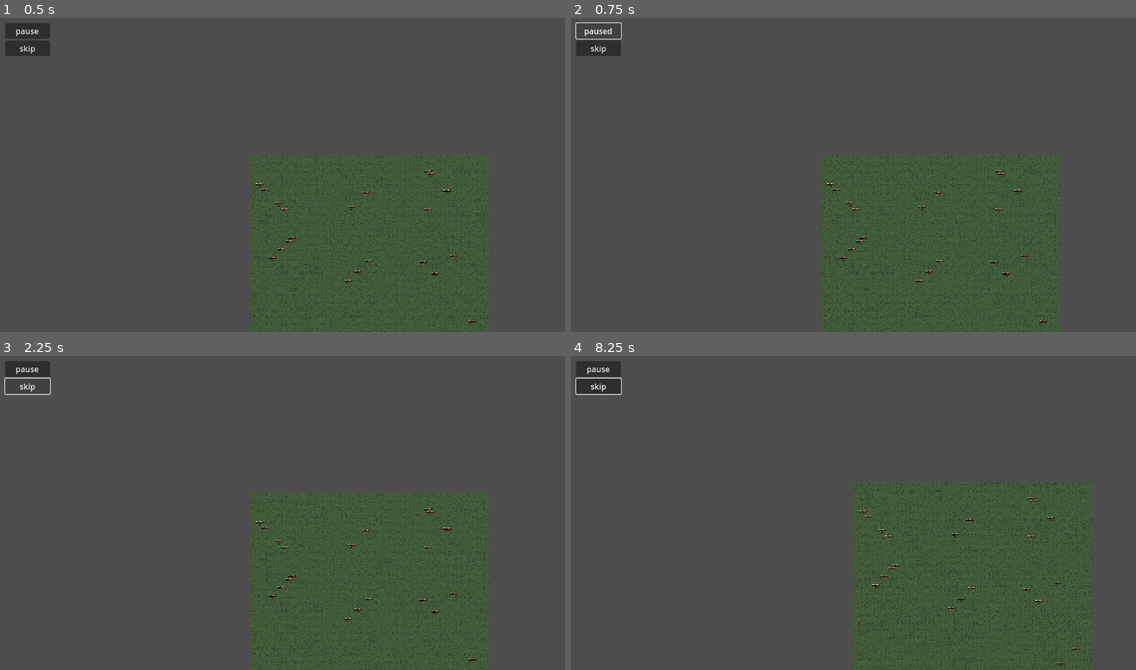
Above: before the commit, frames 1-4 (two rows, left to right).
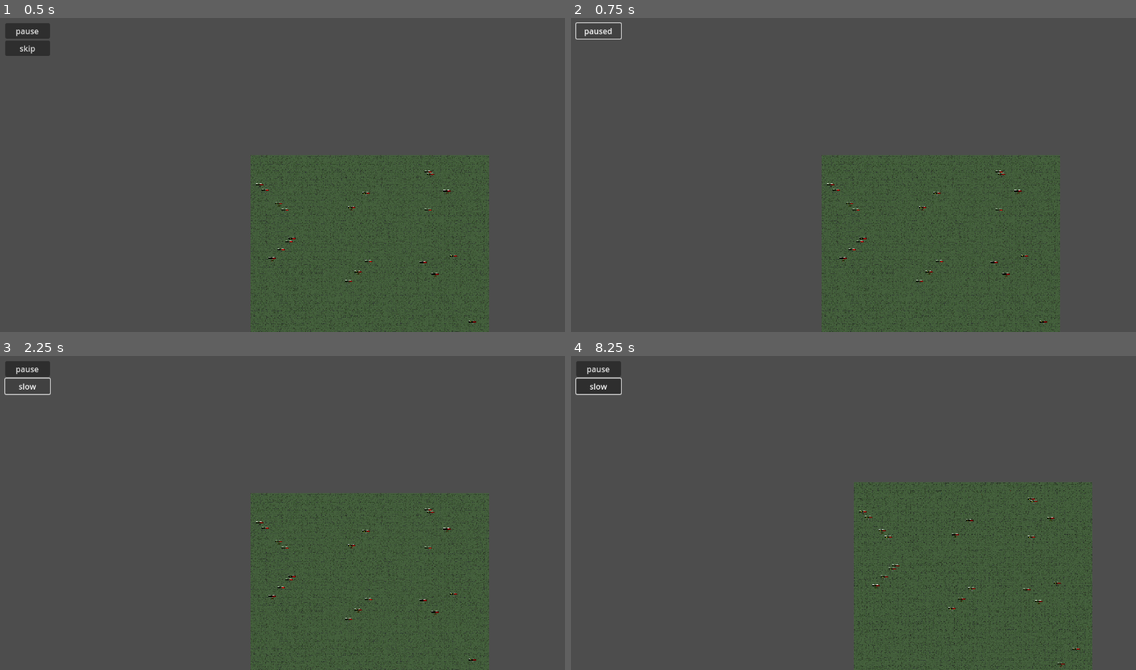
Above: after the commit, the same moments.

Repository: lewis785/ludum-dare-53
Game: Godot game, scene res://scenes/main.tscn
Same seed, same stepped clock (60 frames per second), same inputs: the game is played once before the commit and once after it.
Inputs (mouse positions are in pixels of both pictures, inside the frame that each line leads up to):
- Up to frame 1 (0.5 s): no input
- Up to frame 2 (0.75 s): click "pause" at 0.5 s
- Up to frame 3 (2.25 s): click "paused" at 1.25 s; click "skip" at 2 s
- Up to frame 4 (8.25 s): click "skip" (after the commit: "slow") at 2.75 s; click "skip" at 3.5 s; click "skip" (after the commit: "slow") at 4.25 s; click "skip" at 5 s; click "skip" (after the commit: "slow") at 5.75 s; tap Enter at 6.5, 8 s; move the mouse to (847, 544) at 6.52 s; press the mouse at (847, 544) at 6.53 s; tap Space at 7.25 s; move the mouse to (853, 550) at 7.27 s; release the mouse at (853, 550) at 7.28 s; tap S (camera_down) at 7.35 s; click (853, 550) at 7.42 s; move the mouse to (836, 519) at 8.02 s; hold A (camera_left) from 8.03 s (still down); click (836, 519) at 8.17 s

Frame 1 is identical in both runs. In frame 2, 0.4% of the frame differs, in the area x 1-9%, y 7-13%; in frame 3, less than 0.1%; in frame 4, less than 0.1%.
Error before the commit: Trying to assign value of type 'Node2D' to a variable of type 'truck_controller.gd'. (res://scenes/supply_truck/truck_coordinator.gd:33)
Error after the commit: Invalid type in function 'begins_with' in base 'String'. Cannot convert argument 1 from Nil to String. (res://scenes/structure/structure.gd:201)

Commit message:
add skip

Diff:
--- a/scenes/menu/menu.gd
+++ b/scenes/menu/menu.gd
@@ -6,6 +6,7 @@
 # Called when the node enters the scene tree for the first time.
 func _ready() -> void:
 	paused = false
+	skipping = false
 	get_tree().paused = false
 
 
@@ -26,10 +27,23 @@
 	var text = "pause"
 	if paused:
 		text += "d"
+		$CanvasLayer/skip_button.hide()
+	else:
+		$CanvasLayer/skip_button.show()
+
 
 	$CanvasLayer/pause_button.text = text
 
 
 
 func _on_skip_button_button_down() -> void:
-	pass # Replace with function body.
+	skipping = !skipping
+
+	var text = "skip"
+	if skipping:
+		text = "slow"
+		Engine.time_scale = 10
+	else:
+		Engine.time_scale = 1
+
+	$CanvasLayer/skip_button.text = text
